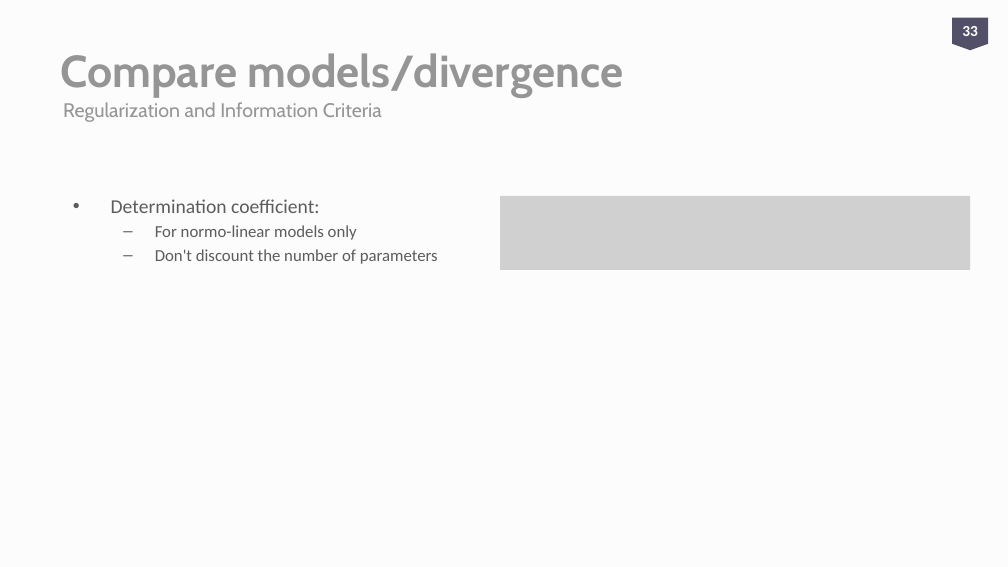
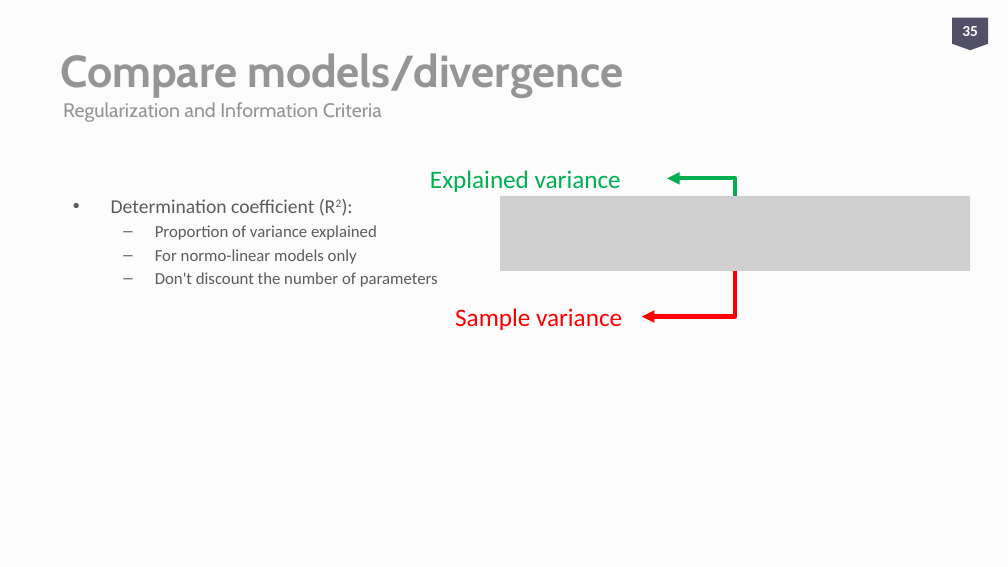
Before and after one commit to aweimann/floto-lab-learning-bioinformatics, a slide deck: slide 35 of presentations/R_worskshop_Statistics_analysisENG.pptx (slide 33 before the commit). Drawn at 1008x567 pixels with LibreOffice and Linux fonts; fonts in the diff are those of the drawing; grey boxes stand for pictures. Boxes give left, top, right and bottom in pixels: in the first picture for what was removed or moved away, otherwise in the second. Text is boxed around its words. In the diff, an @@ line names an element or a change of style, - is before the commit and + after.

```diff
--- a/presentations/R_worskshop_Statistics_analysisENG.pptx
+++ b/presentations/R_worskshop_Statistics_analysisENG.pptx
@@ text added at (430,170,621,192), 18 pt, text #00B050 @@
+Explained variance
@@ elbow arrow added from (735, 196) to (667, 178), #00B050 3 pt @@
@@ text at (111,199,377,240): text changed @@
-• Determination coefficient:
+• Determination coefficient (R2):
+  – Proportion of variance explained
@@ elbow arrow added from (735, 271) to (642, 317), #FF0000 3 pt @@
@@ text added at (455,308,622,330), 18 pt, text #FF0000 @@
+Sample variance
```
Also in this commit, not shown: 9 other slides changed, 3 slides added, 3 other files.
